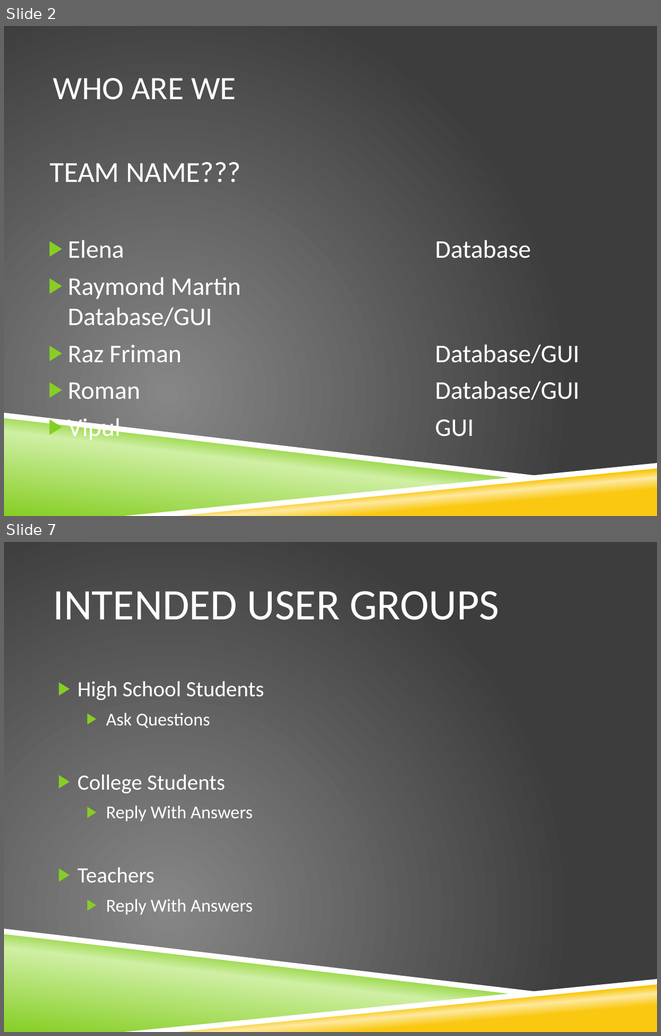
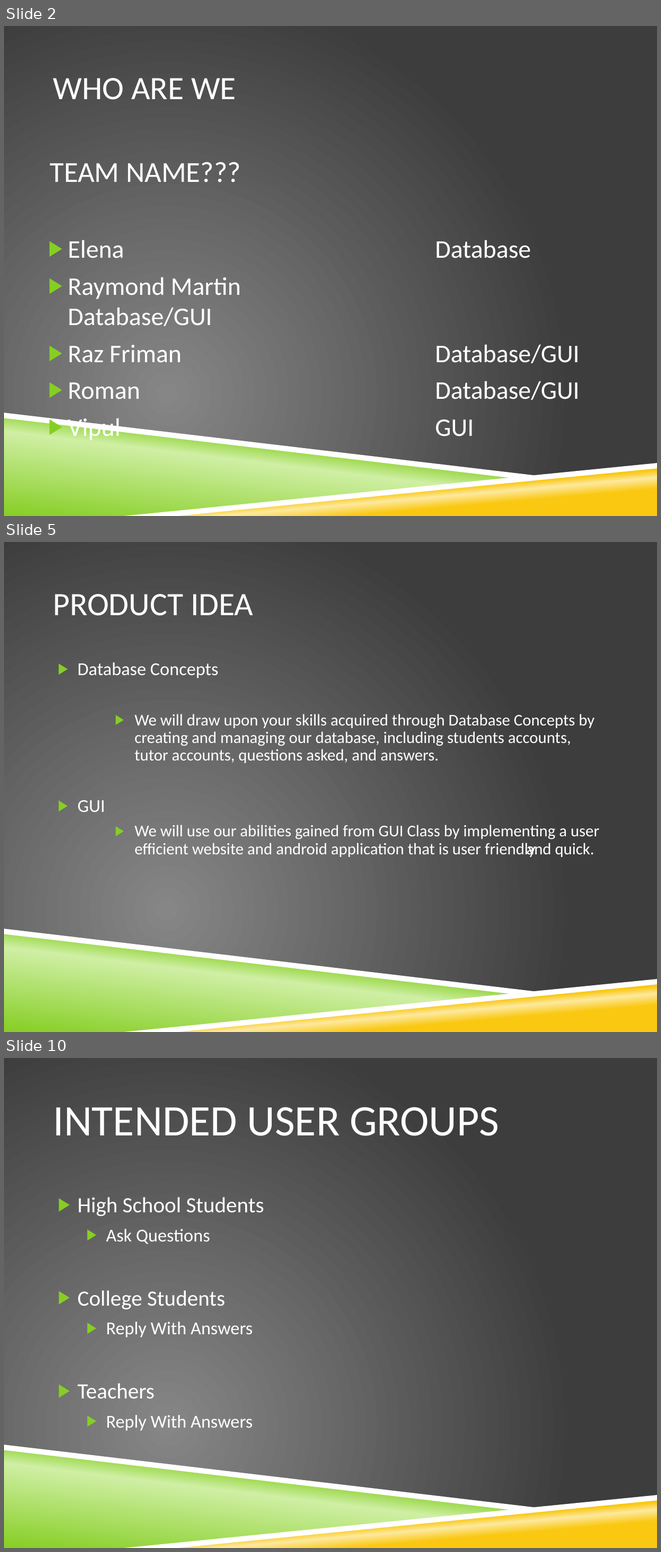
Before and after one commit to razfriman/Snap2Ask, a slide deck: Proposal.pptx. Shown one above the other, each under a label of ours: slides 2 and 7 before the commit, slides 2, 5 and 10 after it; the slides between them are not shown. The pictures are 661x1036 and 661x1552 pixels, drawn with LibreOffice and Linux fonts; fonts in the diff are those of the drawing; background and template pictures are left out. Boxes give left, top, right and bottom in pixels: in the first picture for what was removed or moved away, otherwise in the second. Text is boxed around its words. In the diff, an @@ line names an element or a change of style, - is before the commit and + after.

```diff
--- a/Proposal.pptx
+++ b/Proposal.pptx
@@ slide 5 added at bbox=[4, 542, 657, 1032], background picture (left out); not listed: 4 template elements that a slide beside it also shows @@
@@ title added at bbox=[53, 594, 253, 616], 36 pt, text #FFFFFF @@
+PRODUCT IDEA
@@ text added at bbox=[78, 662, 599, 857], 18 pt, text #FFFFFF @@
+▶ Database Concepts
+    ▶ We will draw upon your skills acquired through Database Concepts by creating and managing our database, including students accounts, tutor accounts, questions asked, and answers.
+▶ GUI
+    ▶ We will use our abilities gained from GUI Class by implementing a user efficient website and android application that is user friendly and quick.
@@ what was slide 7 is now slide 10 @@
```
Also in this commit, not shown: 4 slides changed, 2 other slides added.
